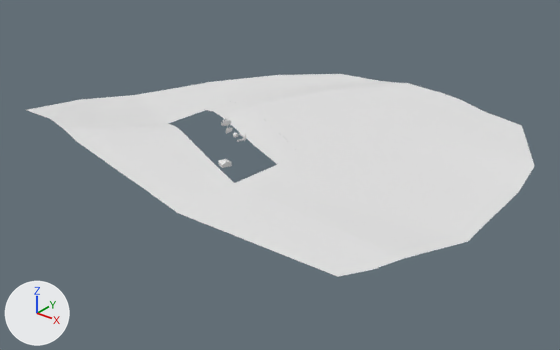
Before and after pictures for a commit that changed the Blender file blender/burgfalken.blend.
Rendered twice from a 50 mm camera at (343.0, -404.0, 232.0) aimed at (0.0, 25.0, -34.0). The lights are fixed; the arrows at lower left show +X, +Y and +Z.

Objects in the first picture: 'GroundNorth_highgras', 'GroundPiste_gras'.
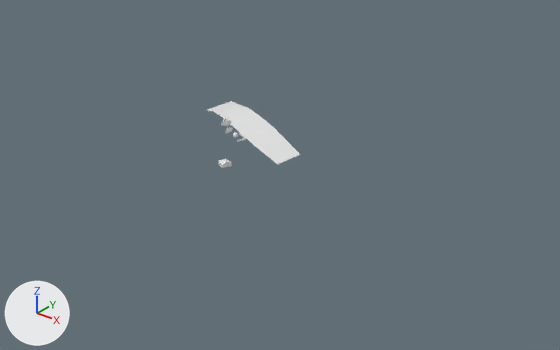
Edits to the bpy script that builds the scene:
```text
Change ob_groundnorth_highgras:
    add ob_groundnorth_highgras.hide_set(True)
```

What differs and where, as boxes [x1, y1, x2, y2] in the pictures (560 x 350 px):
'GroundNorth_highgras', hidden: before [27, 74, 535, 277]
